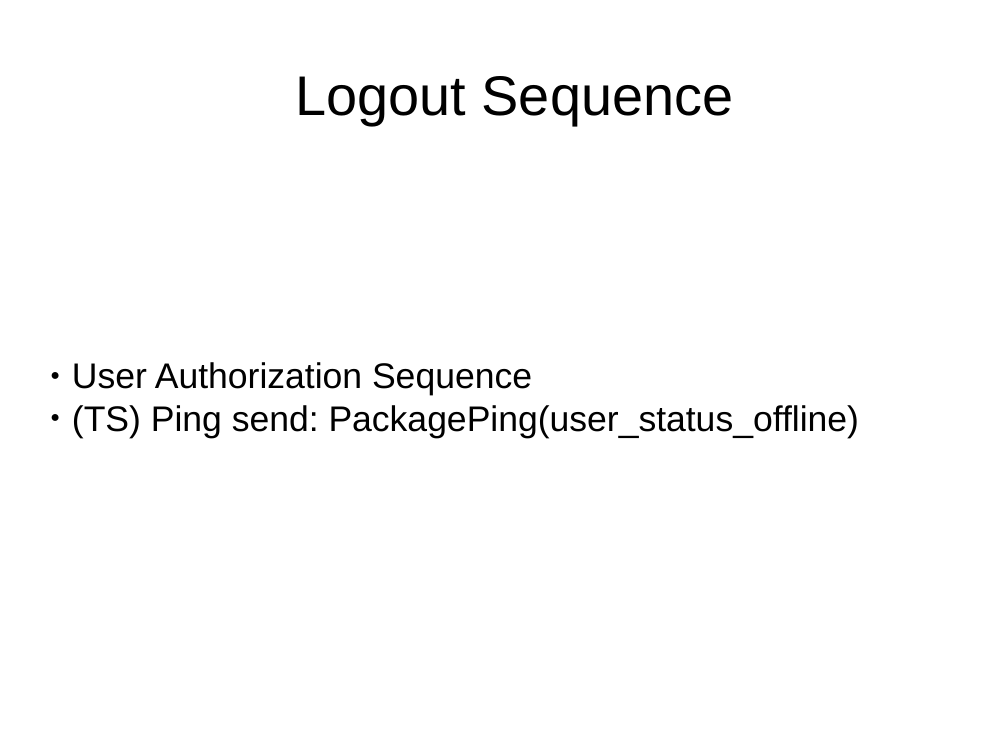
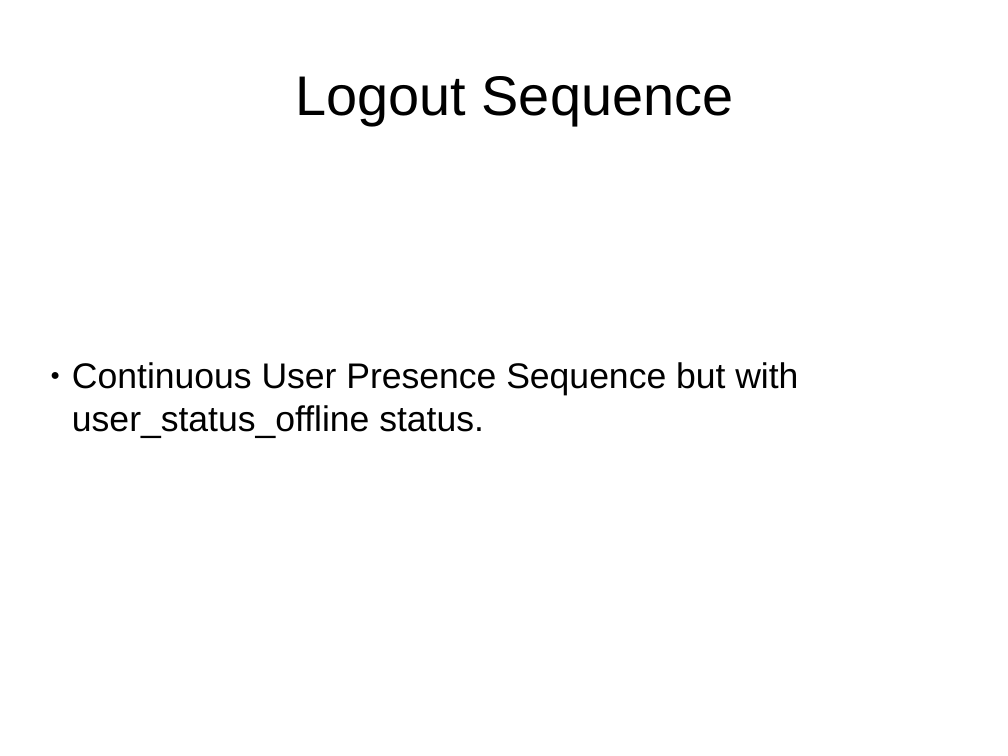
Before and after one commit to Luxan/ServerClientQTCrypto, a slide deck: slide 10 of designer_doc/Communication Procedures.odp. Drawn at 1008x756 pixels with LibreOffice and Linux fonts; fonts in the diff are those of the drawing. Boxes give left, top, right and bottom in pixels: in the first picture for what was removed or moved away, otherwise in the second. Text is boxed around its words. In the diff, an @@ line names an element or a change of style, - is before the commit and + after.

```diff
--- a/designer_doc/Communication Procedures.odp
+++ b/designer_doc/Communication Procedures.odp
@@ subtitle at [72, 362, 798, 438]: text changed @@
-● User Authorization Sequence
-● (TS) Ping send: PackagePing(user_status_offline)
+● Continuous User Presence Sequence but with user_status_offline status.
```
Also in this commit, not shown: 13 other slides changed, 25 other files.
